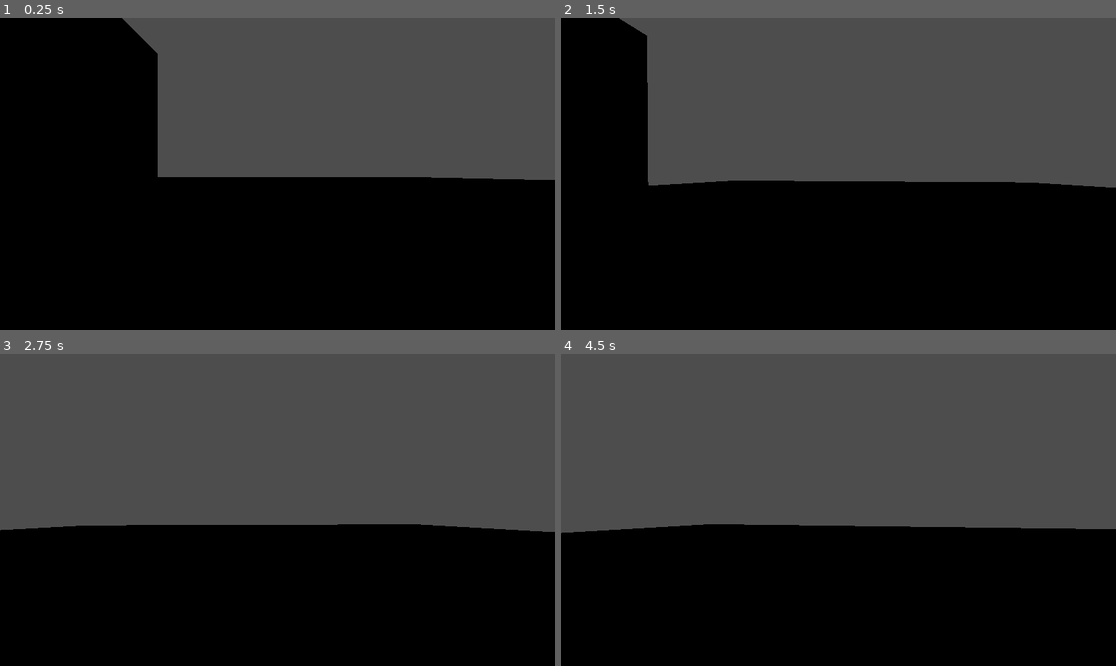
Above: before the commit, frames 1-4 (two rows, left to right).
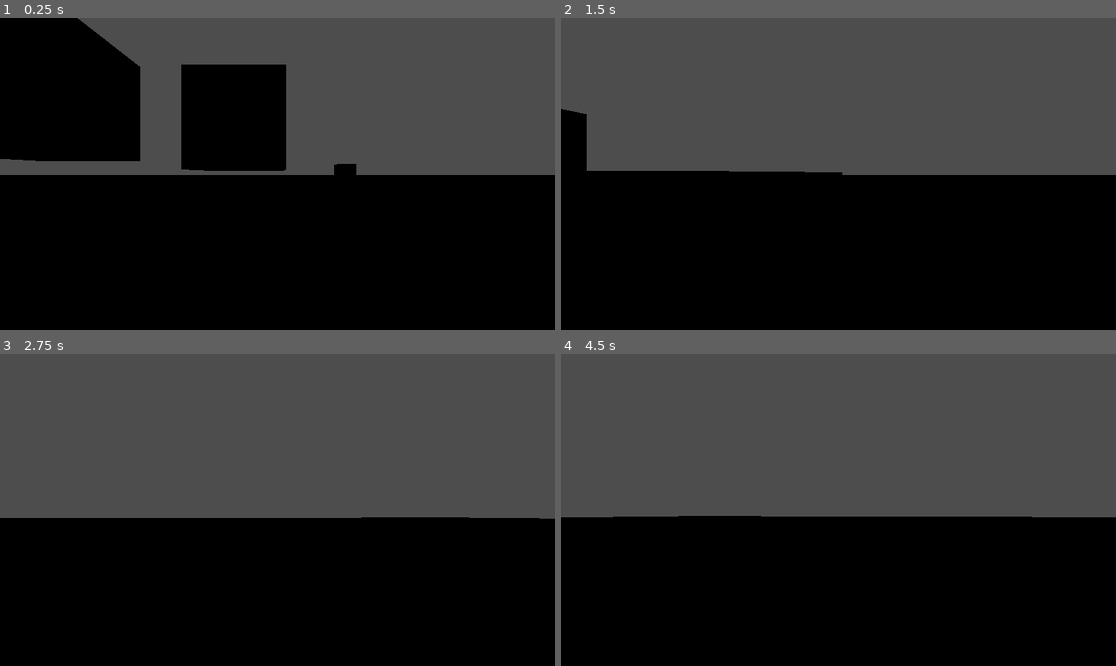
Above: after the commit, the same moments.

Repository: sjgillGit/GWJ80
Game: Godot game, scene res://PrivateDevRoom/player_scene.tscn
Same seed, same stepped clock (60 frames per second), same inputs: the game is played once before the commit and once after it.
Inputs (mouse positions are in pixels of both pictures, inside the frame that each line leads up to):
- Up to frame 1 (0.25 s): no input
- Up to frame 2 (1.5 s): move the mouse to (866, 174) at 0.52 s; hold W (move_forward) from 0.53 s (still down); tap E (grab_item, bound only after the commit) at 0.6 s; tap Space (jump) at 0.77, 0.8, 1.07, 1.35 s; move the mouse to (810, 174) at 1.27 s
- Up to frame 3 (2.75 s): keep holding W (move_forward); tap Space (jump) at 1.52, 1.82, 2.3 s; tap E (grab_item, bound only after the commit) at 1.55 s; move the mouse to (288, 503) at 2.02 s; hold Shift (run) from 2.03 s (still down)
- Up to frame 4 (4.5 s): keep holding W (move_forward); move the mouse to (832, 516) at 2.77 s; release Shift (run) at 2.78 s; tap E (grab_item, bound only after the commit) at 2.85, 3.6 s; tap Space (jump) at 3.02, 3.32, 3.77, 3.8, 4.07, 4.35 s; tap Enter at 3.5 s; move the mouse to (877, 513) at 3.52 s; move the mouse to (794, 506) at 4.27 s

The runs differ from the first frame. In frame 1, 10% of the frame differs, in the area x 0-100%, y 0-52%; in frame 2, 9.0%; in frame 3, 2.7%; in frame 4, 3.4%.

Commit message:
Implement interaction based raycast detection

Diff:
--- a/PrivateDevRoom/player_scene.tscn
+++ b/PrivateDevRoom/player_scene.tscn
@@ -1,14 +1,19 @@
-[gd_scene load_steps=8 format=3 uid="uid://byubivpj3vm2q"]
+[gd_scene load_steps=11 format=3 uid="uid://byubivpj3vm2q"]
 
 [ext_resource type="Script" uid="uid://bexpo3jm6yb56" path="res://Scripts/player.gd" id="1_7nc06"]
+[ext_resource type="Script" uid="uid://cgqsmivsqrlr6" path="res://Scripts/interaction_ray_cast.gd" id="2_6qvqt"]
+[ext_resource type="Script" uid="uid://behpobh6icjy5" path="res://Scripts/grabbable_item.gd" id="3_nxqn7"]
 
 [sub_resource type="BoxShape3D" id="BoxShape3D_dstt7"]
-size = Vector3(89.4349, 1, 133.23)
+size = Vector3(1000, 1, 1000)
 
 [sub_resource type="PlaneMesh" id="PlaneMesh_7nc06"]
 
 [sub_resource type="CapsuleShape3D" id="CapsuleShape3D_dstt7"]
 height = 1.8
+
+[sub_resource type="LabelSettings" id="LabelSettings_2vf5l"]
+font_size = 24
 
 [sub_resource type="BoxShape3D" id="BoxShape3D_xvi5f"]
 
@@ -26,7 +31,7 @@
 debug_color = Color(2.31028e-06, 0.271908, 0.743496, 1)
 
 [node name="MeshInstance3D" type="MeshInstance3D" parent="gound_example/ground_collision"]
-transform = Transform3D(88.765, 0, 0, 0, 0.165, 0, 0, 0, 135, 0, 0, 0)
+transform = Transform3D(498.7, 0, 0, 0, 82.286, 0, 0, 0, 498.7, 0, 0, 0)
 mesh = SubResource("PlaneMesh_7nc06")
 
 [node name="Player" type="CharacterBody3D" parent="."]
@@ -36,55 +41,65 @@
 jump_velocity = 10.0
 look_sensitivity = 0.05
 
-[node name="CollisionShape3D" type="CollisionShape3D" parent="Player"]
+[node name="PlayerBodyExample" type="CollisionShape3D" parent="Player"]
 transform = Transform3D(1, 0, 0, 0, 1, 0, 0, 0, 1, 0, 0.9, 0)
 shape = SubResource("CapsuleShape3D_dstt7")
+debug_color = Color(0.854902, 0, 0.215686, 1)
 
 [node name="Camera3D" type="Camera3D" parent="Player"]
 transform = Transform3D(1, 0, 0, 0, 1, 0, 0, 0, 1, 0, 1.5, 0)
 current = true
 
-[node name="StaticBody3D" type="StaticBody3D" parent="."]
-transform = Transform3D(13.4, 0, 0, 0, 13.4, 0, 0, 0, 13.4, -17.8588, 6.49321, -12.1982)
+[node name="InteractionRayCast" type="RayCast3D" parent="Player/Camera3D"]
+transform = Transform3D(1, 0, 0, 0, 1, 0, 0, 0, 5, 0, 0, 0)
+target_position = Vector3(0, 0, -2)
+script = ExtResource("2_6qvqt")
 
-[node name="CollisionShape3D" type="CollisionShape3D" parent="StaticBody3D"]
-transform = Transform3D(0.999999, 0, 0, 0, 0.999999, 0, 0, 0, 0.999999, 0, 0, 0)
+[node name="InteractionPromptLabel" type="Label" parent="Player/Camera3D/InteractionRayCast"]
+anchors_preset = 5
+anchor_left = 0.5
+anchor_right = 0.5
+offset_left = -206.0
+offset_right = 206.0
+offset_bottom = 74.0
+grow_horizontal = 2
+text = "Press E to Grab"
+label_settings = SubResource("LabelSettings_2vf5l")
+horizontal_alignment = 1
+vertical_alignment = 1
+
+[node name="GrabbableItem" type="RigidBody3D" parent="." groups=["grabbables"]]
+transform = Transform3D(1, 0, 0, 0, 1, 0, 0, 0, 1, -14.666, 7.03863, -12.454)
+mass = 100.0
+script = ExtResource("3_nxqn7")
+interaction_prompt = "to Grab"
+
+[node name="CollisionShape3D" type="CollisionShape3D" parent="GrabbableItem"]
+transform = Transform3D(7.5, 0, 0, 0, 7.5, 0, 0, 0, 7.5, 0, 0, 0)
 shape = SubResource("BoxShape3D_xvi5f")
 
-[node name="MeshInstance3D" type="MeshInstance3D" parent="StaticBody3D/CollisionShape3D"]
+[node name="MeshInstance3D" type="MeshInstance3D" parent="GrabbableItem/CollisionShape3D"]
 mesh = SubResource("BoxMesh_6qvqt")
 surface_material_override/0 = SubResource("StandardMaterial3D_nxqn7")
 
-[node name="MeshInstance3D2" type="MeshInstance3D" parent="StaticBody3D/CollisionShape3D"]
+[node name="GrabbableItem2" type="RigidBody3D" parent="." groups=["grabbables"]]
+transform = Transform3D(1, 0, 0, 0, 1, 0, 0, 0, 1, -2.091, 5, -12.198)
+mass = 10.0
+
+[node name="CollisionShape3D" type="CollisionShape3D" parent="GrabbableItem2"]
+transform = Transform3D(5, 0, 0, 0, 5, 0, 0, 0, 5, 0, 0, 0)
+shape = SubResource("BoxShape3D_xvi5f")
+
+[node name="MeshInstance3D" type="MeshInstance3D" parent="GrabbableItem2/CollisionShape3D"]
 mesh = SubResource("BoxMesh_6qvqt")
 surface_material_override/0 = SubResource("StandardMaterial3D_nxqn7")
 
-[node name="StaticBody3D2" type="StaticBody3D" parent="."]
-transform = Transform3D(8.21, 0, 0, 0, 8.21, 0, 0, 0, 8.21, 25.8524, 3.93274, 5.10335)
+[node name="GrabbableItem3" type="RigidBody3D" parent="." groups=["grabbables"]]
+transform = Transform3D(1, 0, 0, 0, 1, 0, 0, 0, 1, 3.98972, 2.35382, -12.0396)
 
-[node name="CollisionShape3D" type="CollisionShape3D" parent="StaticBody3D2"]
-transform = Transform3D(0.999999, 0, 0, 0, 0.999999, 0, 0, 0, 0.999999, 0, 0, 0)
+[node name="CollisionShape3D" type="CollisionShape3D" parent="GrabbableItem3"]
 shape = SubResource("BoxShape3D_xvi5f")
 
-[node name="MeshInstance3D" type="MeshInstance3D" parent="StaticBody3D2/CollisionShape3D"]
+[node name="MeshInstance3D" type="MeshInstance3D" parent="GrabbableItem3/CollisionShape3D"]
 mesh = SubResource("BoxMesh_6qvqt")
 surface_material_override/0 = SubResource("StandardMaterial3D_nxqn7")
-
-[node name="MeshInstance3D2" type="MeshInstance3D" parent="StaticBody3D2/CollisionShape3D"]
-mesh = SubResource("BoxMesh_6qvqt")
-surface_material_override/0 = SubResource("StandardMaterial3D_nxqn7")
-
-[node name="StaticBody3D3" type="StaticBody3D" parent="."]
-transform = Transform3D(2, 0, 0, 0, 2, 0, 0, 0, 2, -15.4994, 0.910445, 27.3673)
-
-[node name="CollisionShape3D" type="CollisionShape3D" parent="StaticBody3D3"]
-transform = Transform3D(0.999999, 0, 0, 0, 0.999999, 0, 0, 0, 0.999999, 0, 0, 0)
-shape = SubResource("BoxShape3D_xvi5f")
-
-[node name="MeshInstance3D" type="MeshInstance3D" parent="StaticBody3D3/CollisionShape3D"]
-mesh = SubResource("BoxMesh_6qvqt")
-surface_material_override/0 = SubResource("StandardMaterial3D_nxqn7")
-
-[node name="MeshInstance3D2" type="MeshInstance3D" parent="StaticBody3D3/CollisionShape3D"]
-mesh = SubResource("BoxMesh_6qvqt")
-surface_material_override/0 = SubResource("StandardMaterial3D_nxqn7")
--- a/PrivateDevRoom/test.tscn
+++ /dev/null
@@ -1,3 +0,0 @@
-[gd_scene format=3 uid="uid://dbyfiy2x2qkok"]
-
-[node name="Test" type="Node3D"]
--- /dev/null
+++ b/Scripts/grabbable_item.gd
@@ -0,0 +1,4 @@
+extends InteractableItem
+
+func interact():
+    pass
--- /dev/null
+++ b/Scripts/interactable_item.gd
@@ -0,0 +1,8 @@
+class_name InteractableItem
+
+extends Node3D
+
+@export var interaction_prompt: String
+
+func _interact():
+    print("Override this function.")
--- /dev/null
+++ b/Scripts/interaction_ray_cast.gd
@@ -0,0 +1,13 @@
+extends RayCast3D
+
+@onready var prompt_label: Label = get_node("InteractionPromptLabel")
+
+func _process(_delta):
+    var object: Object = get_collider()
+    prompt_label.text = ""
+
+    if object and object is InteractableItem:
+        prompt_label.text = "[E] " + object.interaction_prompt
+
+        if Input.is_action_just_pressed("grab_item"):
+            object.interact()
--- a/Scripts/player.gd
+++ b/Scripts/player.gd
@@ -18,8 +18,11 @@
 @export var look_sensitivity: float = 0.005
 var camera_look_input: Vector2
 
+var grabbedItem: RigidBody3D
+
 # Assigned when node is initialized
 @onready var camera: Camera3D = get_node("Camera3D")
+@onready var collisionShapeNode: CollisionShape3D = get_node("InteractionArea/InteractionRadius")
 @onready var gravity: float = ProjectSettings.get_setting("physics/3d/default_gravity") * gravity_mod
 
 func _ready():
@@ -27,18 +30,20 @@
 
 #Called every physics frame
 func _process(delta):
-	#Implements Jump and apply gravity
-	define_jumping(delta)
-
 	#Movement relative to mouse direction
 	move_relative_to_mouse(delta)
 
 	#Camera Look
 	camera_look()
 
+	#Implements Jump and apply gravity
+	define_jumping(delta)
+
+	#Apply grabing items
+	grab_items()
+
 	#Apply bind to show mouse cursor
 	esc_to_show_mouse()
-
 
 
 func move_relative_to_mouse(delta):
@@ -92,6 +97,10 @@
 		else:
 			Input.set_mouse_mode(Input.MOUSE_MODE_CAPTURED)
 
+
 func _unhandled_input(event):
 	if event is InputEventMouseMotion:
 		camera_look_input = event.relative * look_sensitivity
+
+func grab_items():
+	pass
--- a/project.godot
+++ b/project.godot
@@ -14,6 +14,10 @@
 run/main_scene="uid://byubivpj3vm2q"
 config/features=PackedStringArray("4.4", "Forward Plus")
 config/icon="res://icon.svg"
+
+[global_group]
+
+grabbables="Grabbable items"
 
 [input]
 
@@ -51,3 +55,8 @@
 "events": [Object(InputEventKey,"resource_local_to_scene":false,"resource_name":"","device":-1,"window_id":0,"alt_press …(195 unchanged characters)…
 ]
 }
+grab_item={
+"deadzone": 0.5,
+"events": [Object(InputEventKey,"resource_local_to_scene":false,"resource_name":"","device":-1,"window_id":0,"alt_pressed":false,"shift_pressed":false,"ctrl_pressed":false,"meta_pressed":false,"pressed":false,"keycode":0,"physical_keycode":69,"key_label":0,"unicode":101,"location":0,"echo":false,"script":null)
+]
+}
Not shown, added: Scripts/grabbable_item.gd.uid
Not shown, added: Scripts/interactable_item.gd.uid
Not shown, added: Scripts/interaction_ray_cast.gd.uid
